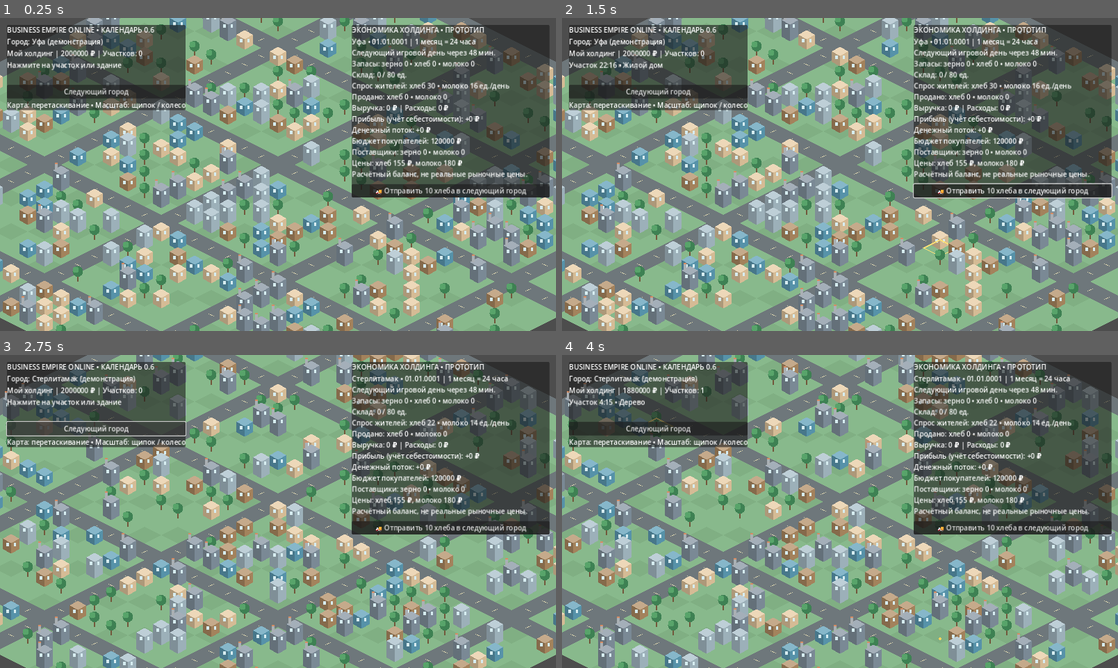
Above: before the commit, frames 1-4 (two rows, left to right).
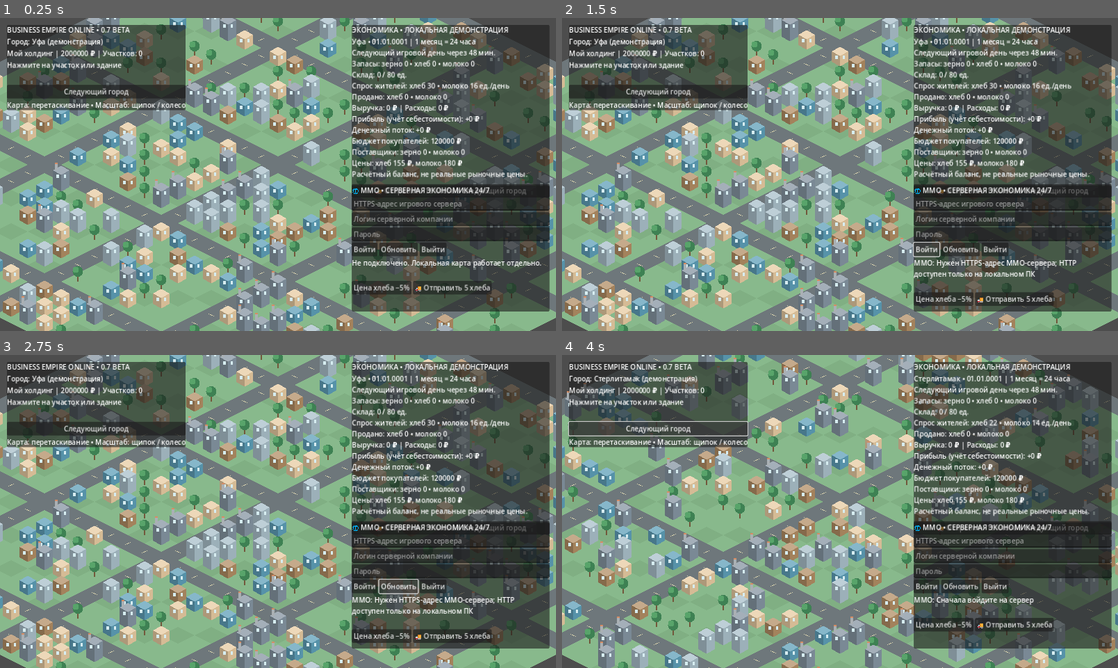
Above: after the commit, the same moments.

Repository: maillunex-lang/ufaeconom
Game: Godot game, scene res://scenes/main.tscn
Same seed, same stepped clock (60 frames per second), same inputs: the game is played once before the commit and once after it.
Inputs (mouse positions are in pixels of both pictures, inside the frame that each line leads up to):
- Up to frame 1 (0.25 s): no input
- Up to frame 2 (1.5 s): click "🚚 Отправить 10 хлеба в следую…" at 0.5 s; click (928, 249) at 1.25 s, where only the run after the commit has a clickable "Войти"
- Up to frame 3 (2.75 s): click "Следующий город" (after the commit: "Обновить") at 2 s
- Up to frame 4 (4 s): click (945, 636) at 2.75 s, where only the run after the commit has a clickable "Цена хлеба −5%"; click (656, 426) at 3.5 s, where only the run before the commit has a clickable "Купить участок (120000 ₽)"

The runs differ from the first frame. In frame 1, 14% of the frame differs, in the area x 18-99%, y 2-94%; in frame 2, 14%; in frame 3, 50%, in the area x 0-100%, y 0-100%; in frame 4, 14%.

Commit message:
feat(mmo): stage 0.7 authenticated authoritative economy beta and Android client
* feat(0.7): loopback-only authenticated HTTP MMO economy server, SQLite transactional world and ledger, worker and backups

* test(0.7): SQLite recovery/backup, JWT-free token sessions, two HTTP clients, ownership and replay

* fix: allow rival owner snapshots for second authenticated player

* test: close HTTP errors and backup DB to avoid resource leaks

* feat(0.7): Godot Android HTTPS MMO client, login, authenticated snapshots, commands and polling

* feat(0.7): self-contained MMO panel for login, server snapshots, competitive prices and freight

* feat(0.7): attach live MMO account panel while preserving local demonstration

* fix(godot): avoid Object.is_connected native method name collision

* fix(godot): use distinct online_active MMO panel accessor

* test: Godot MMO panel loads and defaults to safe offline mode

* test: real Godot HTTP client login/snapshot/command over isolated loopback backend

* test(0.7): Godot HTTPRequest client against real isolated authenticated server

* feat(0.7): bounded NPC price competition using visible rival offers without privileged data

* hardening: single-world writer lock, schema version, connection deadlines and opaque rate keys

* test: NPC daily bounded price changes with public competitor offers

* feat(0.7): dynamic independent player companies financed from finite central starter fund

* feat: atomic admin onboarding of dynamic player companies with finite starter pool

* balance: consistent visible reputation/distance for newly registered human companies

* feat: multi-user ledger access and selected city on administrator onboarding

* test: third player company, onboarding grant conservation, single-writer protection, and HTTP separation

* fix: enable snapshots for dynamically onboarded companies

* test: use fresh revision when asserting third-party ownership rejection

* security: revoke server bearer session on explicit MMO logout

* build: Android 0.7 beta versionCode 7 with internet permission

* ops: consistent online SQLite backups without acquiring second world-writer lease

* test: online consistent backup from concurrent process during active world writer

* docs(0.7): isolated MMO beta runbook, APIs, backup/recovery, Android and production limitations

* docs: accurate 0.6/0.7 beta status, server runbook and separate tested APK URL

Diff:
--- a/scripts/main.gd
+++ b/scripts/main.gd
@@ -3,6 +3,7 @@
 const CityGenerator = preload("res://scripts/city_generator.gd")
 const CompanyState = preload("res://scripts/company_state.gd")
 const Calendar = preload("res://scripts/game_calendar.gd")
+const MMOPanel = preload("res://scripts/mmo_panel.gd")
 const TILE_W := 96.0
 const TILE_H := 48.0
 const MAP_SIZE := 32
@@ -32,6 +33,7 @@
 var last_mouse := Vector2.ZERO
 var info: Label
 var city_label: Label
+var mmo_panel
 
 func _ready() -> void:
 	camera = Camera2D.new()
@@ -40,6 +42,8 @@
 	add_child(camera)
 	camera.make_current()
 	_build_ui()
+	mmo_panel = MMOPanel.new()
+	add_child(mmo_panel)
 	company.load_game()
 	var catchup: Dictionary = company.sync_calendar(int(Time.get_unix_time_from_system()))
 	_load_city(company.city_index)
@@ -75,7 +79,7 @@
 	var content := VBoxContainer.new()
 	panel.add_child(content)
 	var title := Label.new()
-	title.text = "BUSINESS EMPIRE ONLINE • КАЛЕНДАРЬ 0.6"
+	title.text = "BUSINESS EMPIRE ONLINE • 0.7 BETA"
 	content.add_child(title)
 	city_label = Label.new()
 	content.add_child(city_label)
@@ -102,7 +106,7 @@
 	var market_content := VBoxContainer.new()
 	market_panel.add_child(market_content)
 	var market_title := Label.new()
-	market_title.text = "ЭКОНОМИКА ХОЛДИНГА • ПРОТОТИП"
+	market_title.text = "ЭКОНОМИКА • ЛОКАЛЬНАЯ ДЕМОНСТРАЦИЯ"
 	market_content.add_child(market_title)
 	economy_label = Label.new()
 	economy_label.autowrap_mode = TextServer.AUTOWRAP_WORD_SMART
@@ -262,12 +266,18 @@
 	actions.add_child(button)
 
 func _buy_land() -> void:
+	if mmo_panel != null and mmo_panel.online_active():
+		message_label.text = "Участки на локальной карте не меняют серверную собственность."
+		return
 	var kind: String = cells.get(selected, "Свободный участок")
 	message_label.text = company.buy(city_index, selected, kind)
 	_update_actions()
 	queue_redraw()
 
 func _construct(kind: String) -> void:
+	if mmo_panel != null and mmo_panel.online_active():
+		message_label.text = "Строительство MMO выполняется серверными командами."
+		return
 	message_label.text = company.construct(city_index, selected, kind)
 	_update_actions()
 	queue_redraw()
@@ -289,6 +299,9 @@
 	queue_redraw()
 
 func _send_bread() -> void:
+	if mmo_panel != null and mmo_panel.online_active():
+		message_label.text = "Для серверной логистики используйте панель MMO справа."
+		return
 	var target := (city_index + 1) % CityGenerator.CITIES.size()
 	message_label.text = company.send_goods(city_index, target, "Хлеб", 10)
 	_update_actions()
--- /dev/null
+++ b/scripts/mmo_client.gd
@@ -0,0 +1,146 @@
+extends Node
+class_name BusinessMMOClient
+
+## Android client adapter for the authoritative economy beta.
+## Credentials/token exist only in memory; all prices, cash, inventory and ticks
+## come from the server. Local CompanyState remains a separate offline demo.
+signal login_ready(actor: String)
+signal snapshot_ready(data: Dictionary)
+signal command_ready(data: Dictionary)
+signal request_failed(message: String)
+signal disconnected()
+
+var server_url: String = ""
+var token: String = ""
+var actor: String = ""
+var snapshot: Dictionary = {}
+var _http: HTTPRequest
+var _poll_timer: Timer
+var _busy := false
+var _operation := ""
+
+func _ready() -> void:
+	_http = HTTPRequest.new()
+	_http.timeout = 10.0
+	add_child(_http)
+	_http.request_completed.connect(_on_response)
+	_poll_timer = Timer.new()
+	_poll_timer.wait_time = 15.0
+	_poll_timer.timeout.connect(_poll)
+	add_child(_poll_timer)
+	_poll_timer.start()
+
+static func allowed_server_url(value: String) -> bool:
+	var url := value.strip_edges().trim_suffix("/")
+	if url.contains("@") or url.contains("#") or url.contains("?"):
+		return false
+	if url.begins_with("https://") and url.length() > 12:
+		return true
+	# Loopback-only development. Mobile clients MUST use HTTPS.
+	if not OS.has_feature("mobile"):
+		return url.begins_with("http://127.0.0.1:") or url.begins_with("http://localhost:")
+	return false
+
+func login_to(server: String, username: String, password: String) -> void:
+	var clean := server.strip_edges().trim_suffix("/")
+	if not allowed_server_url(clean):
+		request_failed.emit("Нужен HTTPS-адрес MMO-сервера; HTTP доступен только на локальном ПК")
+		return
+	if username.strip_edges().is_empty() or password.is_empty():
+		request_failed.emit("Укажите логин и пароль серверной компании")
+		return
+	server_url = clean
+	var payload := JSON.stringify({"username": username, "password": password})
+	_start("login", "/v1/login", payload)
+
+func connected() -> bool:
+	return not token.is_empty()
+
+func fetch_snapshot() -> void:
+	if connected():
+		_start("snapshot", "/v1/snapshot")
+
+func send_command(kind: String, fields: Dictionary) -> void:
+	if not connected():
+		request_failed.emit("Сначала войдите на MMO-сервер")
+		return
+	if snapshot.is_empty():
+		request_failed.emit("Сначала дождитесь снимка состояния компании")
+		return
+	var payload: Dictionary = fields.duplicate(true)
+	payload["type"] = kind
+	payload["command_id"] = "c" + Crypto.new().generate_random_bytes(16).hex_encode()
+	payload["expected_revision"] = int(snapshot.get("revision", -1))
+	_start("command", "/v1/command", JSON.stringify(payload))
+
+func disconnect_client() -> void:
+	if connected() and not _busy:
+		_start("logout", "/v1/logout", "{}")
+		return
+	_clear_local()
+
+func _clear_local() -> void:
+	token = ""
+	actor = ""
+	snapshot.clear()
+	disconnected.emit()
+
+func _poll() -> void:
+	if connected() and not _busy:
+		fetch_snapshot()
+
+func _start(operation: String, endpoint: String, body: String = "") -> void:
+	if _http == null or _busy:
+		request_failed.emit("Предыдущий запрос ещё выполняется")
+		return
+	_busy = true
+	_operation = operation
+	var headers := PackedStringArray(["Accept: application/json"])
+	if operation != "login":
+		headers.append("Authorization: Bearer " + token)
+	var method := HTTPClient.METHOD_GET
+	if not body.is_empty():
+		headers.append("Content-Type: application/json")
+		method = HTTPClient.METHOD_POST
+	var err := _http.request(server_url + endpoint, headers, method, body)
+	if err != OK:
+		_busy = false
+		request_failed.emit("Не удалось начать сетевой запрос (%d)" % err)
+
+func _on_response(result: int, response_code: int, _headers: PackedStringArray, data: PackedByteArray) -> void:
+	var operation := _operation
+	_busy = false
+	if result != HTTPRequest.RESULT_SUCCESS:
+		if operation == "logout":
+			_clear_local()
+		request_failed.emit("Сервер недоступен (код сети %d)" % result)
+		return
+	var decoded: Variant = JSON.parse_string(data.get_string_from_utf8())
+	if not (decoded is Dictionary):
+		request_failed.emit("Сервер вернул некорректный JSON")
+		return
+	var response: Dictionary = decoded
+	if response_code != 200:
+		if operation == "logout":
+			_clear_local()
+		request_failed.emit("Сервер %d: %s" % [response_code, str(response.get("error", "ошибка запроса"))])
+		if response_code == 409 and connected():
+			call_deferred("fetch_snapshot")
+		return
+	match operation:
+		"login":
+			token = str(response.get("token", ""))
+			actor = str(response.get("actor", ""))
+			if token.is_empty() or actor.is_empty():
+				request_failed.emit("Неверный ответ авторизации")
+				return
+			login_ready.emit(actor)
+			call_deferred("fetch_snapshot")
+		"snapshot":
+			snapshot = response
+			snapshot_ready.emit(snapshot)
+		"command":
+			command_ready.emit(response)
+			call_deferred("fetch_snapshot")
+		"logout":
+			_clear_local()
--- /dev/null
+++ b/scripts/mmo_panel.gd
@@ -0,0 +1,144 @@
+extends CanvasLayer
+class_name BusinessMMOPanel
+
+## The multiplayer economy is a separate server-owned balance.
+## Do not present local CompanyState as synchronized MMO inventory.
+const Client = preload("res://scripts/mmo_client.gd")
+var client
+var status_label: Label
+var summary_label: Label
+var server_input: LineEdit
+var user_input: LineEdit
+var password_input: LineEdit
+
+func _ready() -> void:
+	client = Client.new()
+	add_child(client)
+	client.login_ready.connect(_on_login)
+	client.snapshot_ready.connect(_on_snapshot)
+	client.command_ready.connect(_on_command)
+	client.request_failed.connect(_on_error)
+	client.disconnected.connect(_on_logout)
+	var panel := PanelContainer.new()
+	panel.position = Vector2(810, 385)
+	panel.custom_minimum_size = Vector2(455, 290)
+	add_child(panel)
+	var content := VBoxContainer.new()
+	panel.add_child(content)
+	var heading := Label.new()
+	heading.text = "🌐 MMO • СЕРВЕРНАЯ ЭКОНОМИКА 24/7"
+	content.add_child(heading)
+	server_input = LineEdit.new()
+	server_input.placeholder_text = "HTTPS-адрес игрового сервера"
+	content.add_child(server_input)
+	user_input = LineEdit.new()
+	user_input.placeholder_text = "Логин серверной компании"
+	content.add_child(user_input)
+	password_input = LineEdit.new()
+	password_input.placeholder_text = "Пароль"
+	password_input.secret = true
+	content.add_child(password_input)
+	var access := HBoxContainer.new()
+	content.add_child(access)
+	var enter := Button.new()
+	enter.text = "Войти"
+	enter.pressed.connect(_login)
+	access.add_child(enter)
+	var refresh := Button.new()
+	refresh.text = "Обновить"
+	refresh.pressed.connect(func() -> void: client.fetch_snapshot())
+	access.add_child(refresh)
+	var leave := Button.new()
+	leave.text = "Выйти"
+	leave.pressed.connect(func() -> void: client.disconnect_client())
+	access.add_child(leave)
+	status_label = Label.new()
+	status_label.autowrap_mode = TextServer.AUTOWRAP_WORD_SMART
+	status_label.text = "Не подключено. Локальная карта работает отдельно."
+	content.add_child(status_label)
+	summary_label = Label.new()
+	summary_label.autowrap_mode = TextServer.AUTOWRAP_WORD_SMART
+	content.add_child(summary_label)
+	var actions := HBoxContainer.new()
+	content.add_child(actions)
+	var price := Button.new()
+	price.text = "Цена хлеба −5%"
+	price.pressed.connect(_reduce_price)
+	actions.add_child(price)
+	var cargo := Button.new()
+	cargo.text = "🚚 Отправить 5 хлеба"
+	cargo.pressed.connect(_send_cargo)
+	actions.add_child(cargo)
+
+func online_active() -> bool:
+	return client != null and client.connected()
+
+func _login() -> void:
+	var secret := password_input.text
+	password_input.clear()
+	client.login_to(server_input.text, user_input.text, secret)
+
+func _on_login(actor: String) -> void:
+	status_label.text = "Вход выполнен: %s. Загружаю данные…" % actor
+
+func _on_snapshot(data: Dictionary) -> void:
+	var facilities: Dictionary = data.get("facilities", {})
+	var stats: Dictionary = data.get("company_metrics", {})
+	var shipments: Array = data.get("shipments", [])
+	status_label.text = "Игрок: %s | день %d | тик %d | ревизия %d" % [
+		str(data.get("company", "")), int(data.get("game_day", 0)),
+		int(data.get("tick", 0)), int(data.get("revision", 0))]
+	summary_label.text = (
+		"Капитал: %d ₽ | предприятий: %d | грузов: %d\n" % [
+			int(int(data.get("cash_minor", 0)) / 100),
+			facilities.size(), shipments.size()] +
+		"Выручка: %d ₽ | прибыль: %+d ₽ | логистика: %d ₽" % [
+			int(int(stats.get("revenue", 0)) / 100),
+			int(int(stats.get("profit", 0)) / 100),
+			int(int(stats.get("freight", 0)) / 100)]
+	)
+
+func _on_command(response: Dictionary) -> void:
+	status_label.text = "Команда принята. Ревизия: %d" % int(response.get("revision", -1))
+
+func _on_error(message: String) -> void:
+	status_label.text = "MMO: " + message
+
+func _on_logout() -> void:
+	status_label.text = "Отключено. Серверная экономика продолжает работу."
+	summary_label.text = ""
+
+func _reduce_price() -> void:
+	if not online_active():
+		_on_error("Сначала войдите на сервер")
+		return
+	var facilities: Dictionary = client.snapshot.get("facilities", {})
+	for id in facilities:
+		var facility: Dictionary = facilities[id]
+		if str(facility.get("kind", "")) == "shop":
+			var prices: Dictionary = facility.get("prices", {})
+			var old: int = int(prices.get("bread", 15500))
+			client.send_command("facility.set_price", {
+				"facility_id": str(id), "good": "bread",
+				"price_minor": maxi(10850, int(old * 95 / 100))})
+			return
+	_on_error("У компании нет магазина")
+
+func _send_cargo() -> void:
+	if not online_active():
+		_on_error("Сначала войдите на сервер")
+		return
+	var facilities: Dictionary = client.snapshot.get("facilities", {})
+	for from_id in facilities:
+		var source: Dictionary = facilities[from_id]
+		var stock: Dictionary = source.get("stock", {})
+		if int(stock.get("bread", 0)) < 5:
+			continue
+		for to_id in facilities:
+			var dest: Dictionary = facilities[to_id]
+			if str(from_id) != str(to_id) and str(source.get("city", "")) != str(dest.get("city", "")):
+				client.send_command("shipment.create", {
+					"facility_id": str(from_id), "destination_id": str(to_id),
+					"good": "bread", "quantity": 5})
+				return
+	_on_error("Нужны два предприятия в разных городах и хотя бы 5 ед. хлеба")
--- /dev/null
+++ b/tests/mmo_client_07.gd
@@ -0,0 +1,30 @@
+extends SceneTree
+
+const Client = preload("res://scripts/mmo_client.gd")
+const MainScene = preload("res://scenes/main.tscn")
+
+func _initialize() -> void:
+	call_deferred("_run")
+
+func _run() -> void:
+	assert(Client.allowed_server_url("https://game.example.test"))
+	assert(not Client.allowed_server_url("http://public.example.test"))
+	assert(not Client.allowed_server_url("https://user:pass@game.example.test"))
+	var scene: Node2D = MainScene.instantiate()
+	var company: RefCounted = scene.get("company")
+	company.save_path = "user://mmo_07_offline_qa.json"
+	company.legacy_save_path = "user://mmo_07_offline_qa_legacy.json"
+	company.reset()
+	get_root().add_child(scene)
+	await process_frame
+	var panel = scene.get("mmo_panel")
+	assert(panel != null)
+	assert(panel.client != null)
+	assert(not panel.online_active())
+	assert(panel.status_label.text.contains("Локальная"))
+	assert(scene.get("day_timer") != null)
+	assert(scene.get("money_label") != null)
+	assert(scene.get("economy_label") != null)
+	scene.queue_free()
+	print("MMO_CLIENT_07_TESTS_PASSED ui=1 no_hardcoded_token=1 local_demo=1")
+	quit(0)
--- /dev/null
+++ b/tests/mmo_live_07.gd
@@ -0,0 +1,74 @@
+extends SceneTree
+
+const Client = preload("res://scripts/mmo_client.gd")
+var client
+var stage := "init"
+var start_msec := 0
+var desired_price := 0
+
+func _initialize() -> void:
+	start_msec = Time.get_ticks_msec()
+	call_deferred("_run")
+
+func _run() -> void:
+	var url := OS.get_environment("BE_TEST_URL")
+	var username := OS.get_environment("BE_TEST_USER")
+	var password := OS.get_environment("BE_TEST_PASSWORD")
+	if url.is_empty() or username.is_empty() or password.is_empty():
+		print("MMO_LIVE_07_SKIPPED missing test-only environment")
+		quit(2)
+		return
+	client = Client.new()
+	get_root().add_child(client)
+	client.login_ready.connect(_on_login)
+	client.snapshot_ready.connect(_on_snapshot)
+	client.command_ready.connect(_on_command)
+	client.request_failed.connect(_on_failure)
+	stage = "login"
+	client.login_to(url, username, password)
+
+func _on_login(actor: String) -> void:
+	if stage != "login" or actor != "player":
+		_fail("unexpected actor or phase")
+		return
+	stage = "initial_snapshot"
+
+func _on_snapshot(data: Dictionary) -> void:
+	if stage == "initial_snapshot":
+		if str(data.get("company", "")) != "player":
+			_fail("wrong company")
+			return
+		if not data.get("facilities", {}).has("player-shop"):
+			_fail("missing company-owned shop")
+			return
+		var shop: Dictionary = data["facilities"]["player-shop"]
+		desired_price = int(shop["prices"]["bread"]) - 100
+		stage = "command"
+		client.send_command("facility.set_price", {
+			"facility_id": "player-shop", "good": "bread",
+			"price_minor": desired_price})
+	elif stage == "after_command":
+		var shops: Dictionary = data.get("facilities", {})
+		if int(shops["player-shop"]["prices"]["bread"]) != desired_price:
+			_fail("server did not apply offer change")
+			return
+		print("MMO_LIVE_07_TESTS_PASSED auth=1 snapshot=1 command=1 replay_snapshot=1")
+		quit(0)
+
+func _on_command(result: Dictionary) -> void:
+	if stage != "command" or not bool(result.get("ok", false)):
+		_fail("server rejected valid command")
+		return
+	stage = "after_command"
+
+func _on_failure(message: String) -> void:
+	_fail(message)
+
+func _fail(reason: String) -> void:
+	push_error("MMO_LIVE_07_FAILED: " + reason)
+	quit(1)
+
+func _process(_delta: float) -> bool:
+	if Time.get_ticks_msec() - start_msec > 15000:
+		_fail("timeout")
+	return false
Not shown, changed: export_presets.cfg
Not shown, added: docs/STAGE_07.md
